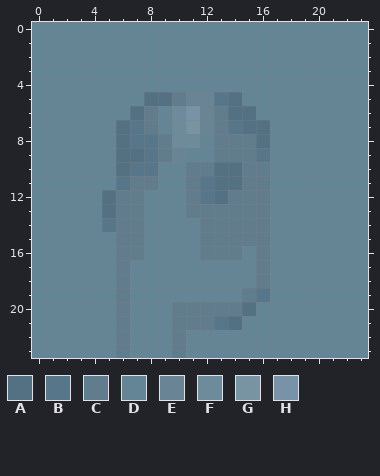
Pixel-art sprite, stored at public/partners/indelible/drops/drop-4.png. This is how it looked before the edit.
Colours within 5 levels of each other are drawn and written as one.
Palette (. is transparent): A #547183  B #587689  C #617c8d  D #638596  E #698494  F #6e8b9b  G #7893a1  H #7893a7
Once edited:
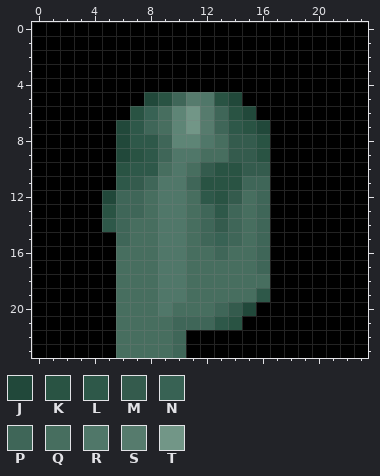
Colours new in this view: J #21483a  K #295343  L #2e5849  M #345b4d  N #386254  P #3f6658  Q #476e5f  R #507769  S #567b6d  T #729687
Diff:
file 480x480 -> 3000x3000 pixels (blocks of 20x20 -> 125x125; one block is one cell here)
colour D: #638596 -> #000000
colour F: #6e8b9b -> #5e8576
y 5: x 8..14 AACEEBA -> JKPSRKJ
y 6: x 7..9 ACD -> KNQ; x 11..15 HECAA -> TSPKJ
y 7: x 6..9 ABCD -> JLPQ; x 11..16 GECBAA -> TSPLKJ
y 8: x 6..9 ABBC -> JLLP; x 12..16 DCCCA -> RQMMK
y 9: x 6..16 AABCEDDCCCB -> JKLPRRQQMMK
y 10: x 6..16 ABBDDCCAACC -> KLLQRQMKKMM
y 11: x 6..16 BCCDDCBAACC -> LMPRRPKKKPP
y 12: x 5..16 ACCDDDCBACCC -> JPPQRRQLKMQP
y 13: x 5..16 ACCDDDCCCCCC -> KPPQRRQPLPQP
y 14: x 5..16 BCCDDDDCCCCC -> LPQQRRQPMPQP
y 15: x 6..16 CCDDDDCCCCC -> PQQRRQPNPQP
y 16: x 6..16 CCDDDDCCCDC -> QQQRRQQPQQP
y 17: x 6..16 CDDDDDDDDDC -> QQQRRQQQQQP
y 18: x 6..16 CDDDDDDDDDC -> QQQRRQQQQQQ
y 19: x 6..16 CDDDDDDDDCB -> QQQRRQQQQQL
y 20: x 6..15 CDDDCCCCCA -> QQQRQQQPMJ
y 21: x 6..14 CDDDCCCBA -> QQQQPPPLK
y 22..23: x 6..10 CDDDC -> QQQQP
